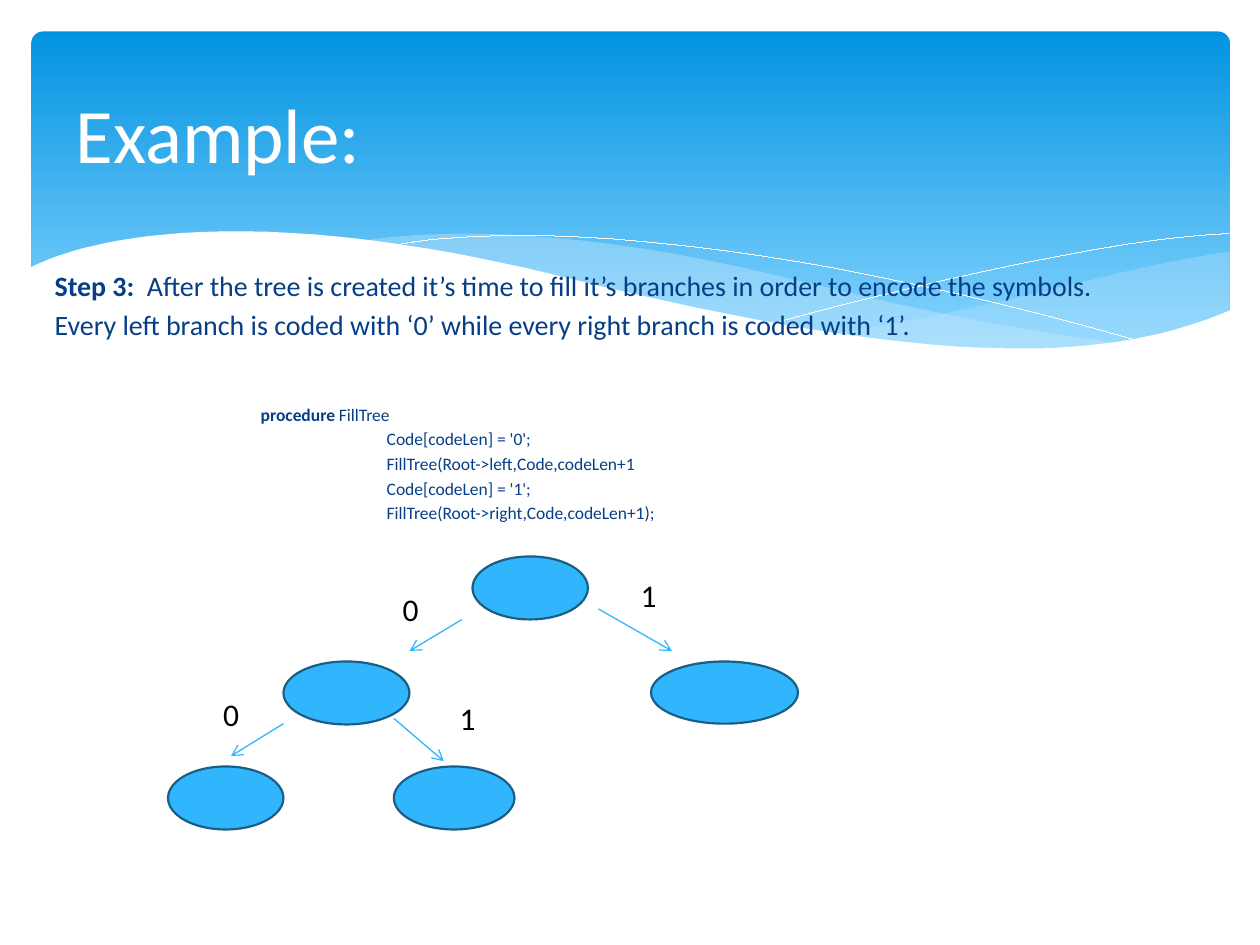
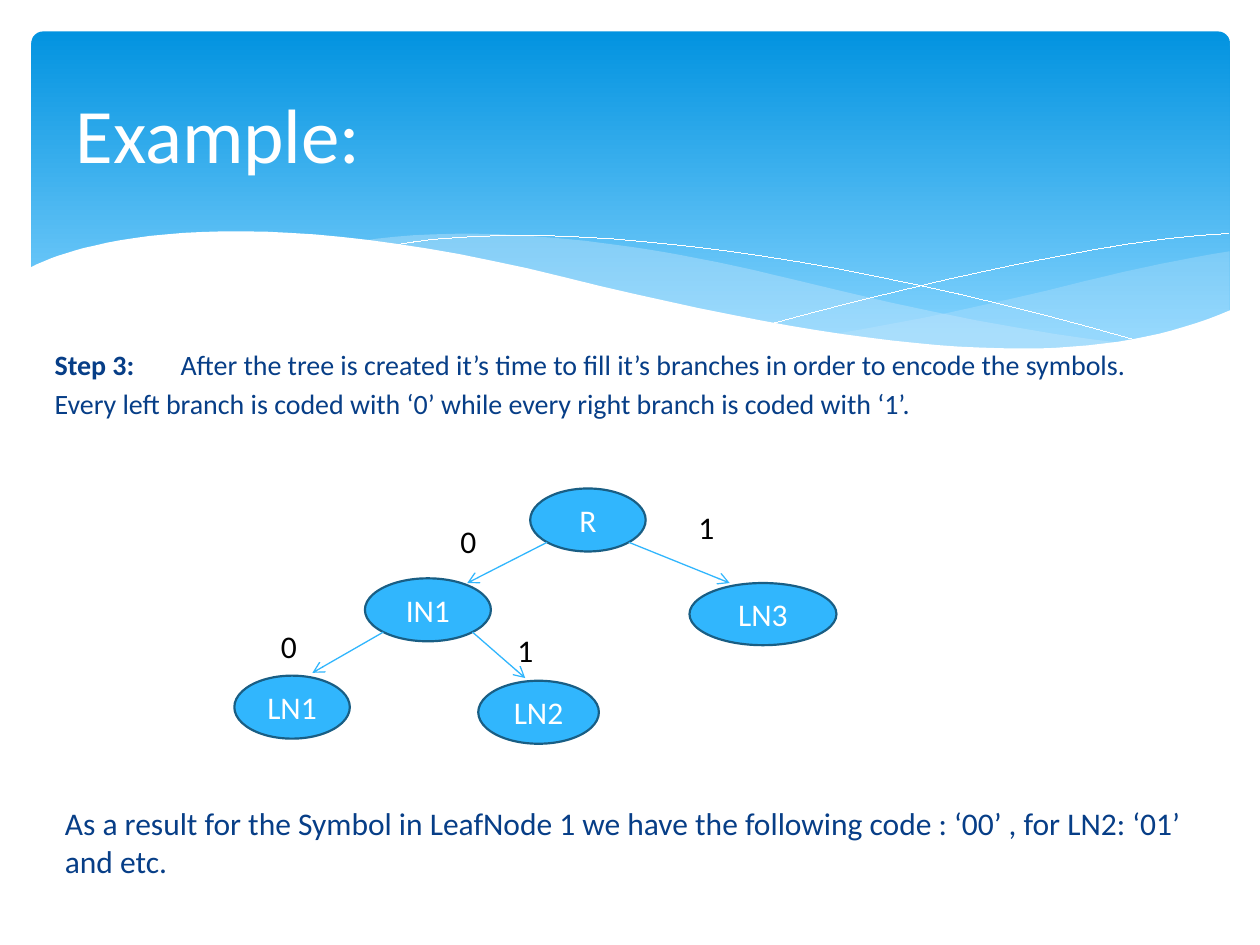
Before and after one commit to mihaescu/ADS, a slide deck: slide 6 of Data-Compression/Huffman.pptx. Drawn at 1260x945 pixels with LibreOffice and Linux fonts; fonts in the diff are those of the drawing. Boxes give left, top, right and bottom in pixels: in the first picture for what was removed or moved away, otherwise in the second. Text is boxed around its words. In the diff, an @@ line names an element or a change of style, - is before the commit and + after.

```diff
--- a/Data-Compression/Huffman.pptx
+++ b/Data-Compression/Huffman.pptx
@@ text at [261,408,655,522]: paragraphs removed @@
-    procedure FillTree
-    Code[codeLen] = '0';
-    FillTree(Root->left,Code,codeLen+1
-    Code[codeLen] = '1';
-    FillTree(Root->right,Code,codeLen+1);
@@ 2 texts, 1 ellipse: place and size @@
-2 texts, 1 ellipse at [223,557,588,730]
+2 texts, 1 ellipse at [281,489,646,670]
@@ text "1": place and size @@
-text "1" at [641,586,657,607]
+text "1" at [698,518,714,539]
@@ text "0": place and size @@
-text "0" at [403,600,419,622]
+text "0" at [460,532,476,554]
@@ text in ellipse at [579,511,596,532]: text added @@
+R
@@ arrow moved from (462, 620) - (410, 651) to (547, 542) - (467, 583) @@
@@ arrow moved from (598, 609) - (672, 651) to (629, 542) - (730, 583) @@
@@ ellipse "IN1": place and size @@
-ellipse "IN1" at [284,662,410,724]
+ellipse "IN1" at [365,578,491,641]
@@ ellipse "LN3": place and size @@
-ellipse "LN3" at [651,662,799,723]
+ellipse "LN3" at [689,583,837,645]
@@ text in ellipse at [406,601,450,622]: text added @@
+IN1
@@ text in ellipse at [738,605,787,627]: text added @@
+LN3
@@ arrow moved from (284, 723) - (231, 756) to (383, 633) - (312, 673) @@
@@ arrow moved from (394, 718) - (444, 761) to (472, 633) - (525, 678) @@
@@ ellipse "LN1": place and size @@
-ellipse "LN1" at [168,766,284,829]
+ellipse "LN1" at [234,675,350,738]
@@ ellipse "LN2": place and size @@
-ellipse "LN2" at [394,766,515,829]
+ellipse "LN2" at [479,680,600,743]
@@ text in ellipse at [267,698,316,719]: text added @@
+LN1
@@ text in ellipse at [514,703,563,724]: text added @@
+LN2
@@ text added at [65,812,1180,874], 18 pt, text #073E87 @@
+As a result for the Symbol in LeafNode 1 we have the following code : ‘00’ , for LN2: ‘01’ and etc.
```
Also in this commit, not shown: 7 other slides changed, 3 slides added, 3 slides removed, 1 other file.
